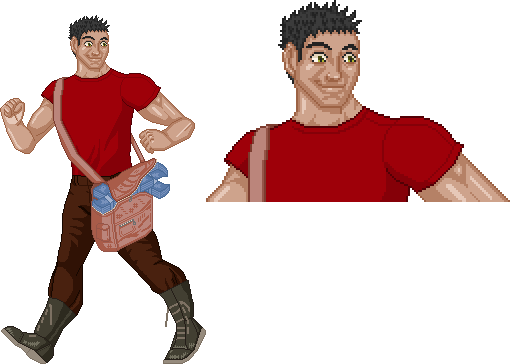
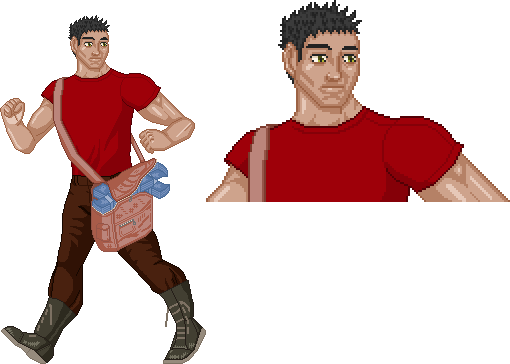
Before/after of a 510 x 364 layered artwork. What changed in the layer stack:
painted on "Plano de fundo" (1st of 2) over left=79, top=36, right=354, bottom=88
painted on "Camada de pintura 3" over left=79, top=36, right=354, bottom=88
